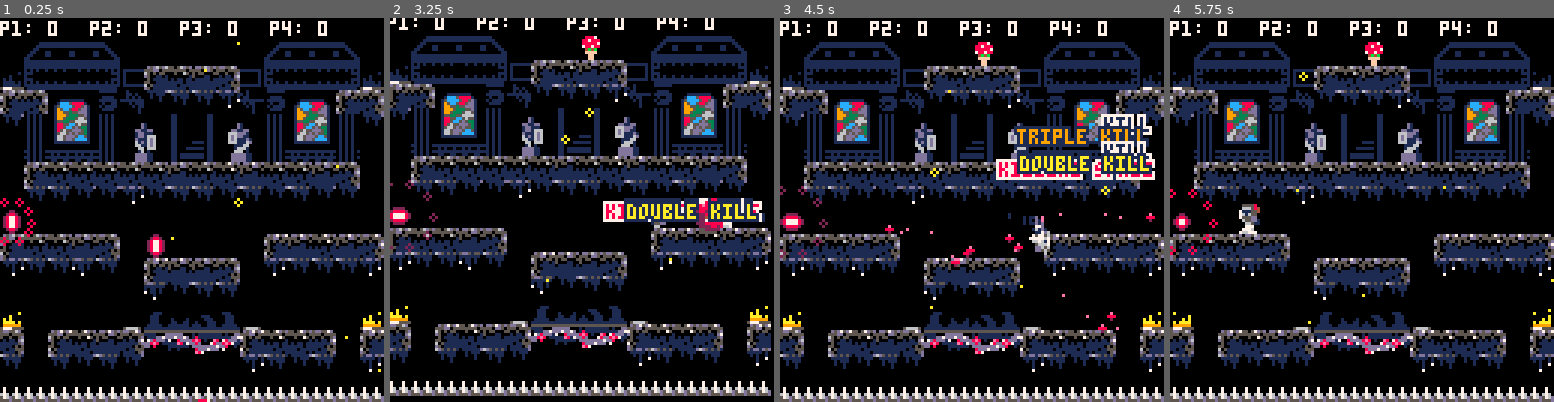
Above: before the commit, frames 1-4 (left to right).
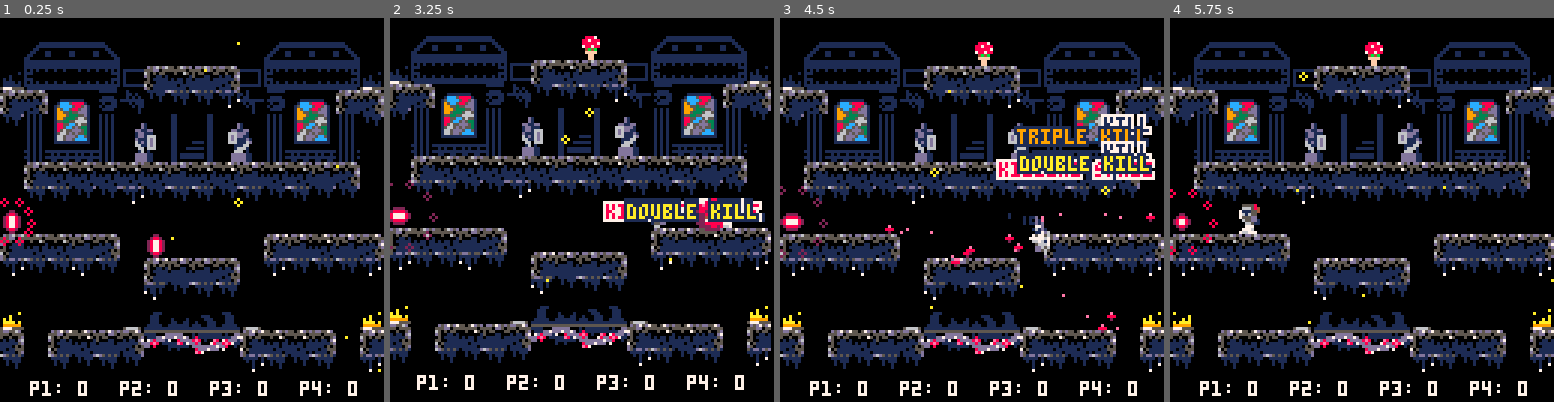
Above: after the commit, the same moments.

Repository: wesen/carts
Game: PICO-8 cartridge games/bump/bump.p8
Two runs of this game, one before a commit and one after it. Both use one fixed random seed, a clock stepped at 60 frames per second and the inputs below.
Inputs:
- Up to frame 1 (0.25 s): no input
- Up to frame 2 (3.25 s): tap X (X key) at 0.33, 1.07, 1.85, 2.97 s; tap O (Z key) at 0.7, 1.7, 2.1, 2.5, 2.9 s; hold Right 1.6-2.1 s; hold Up 2.15-2.42 s; hold Right 2.47-3.03 s; hold Left from 3.08 s (still down)
- Up to frame 3 (4.5 s): tap O (Z key) at 3.3, 3.7, 4.1 s; release Left at 3.58 s; hold Down 3.63-3.97 s; hold Right from 4.02 s (still down); tap X (X key) at 4.08 s
- Up to frame 4 (5.75 s): tap O (Z key) every 0.4 s from 4.5 to 5.7 s; release Right at 4.68 s; hold Up 4.73-5.03 s; hold Left 5.08-5.68 s; tap X (X key) at 5.2 s; hold Down from 5.73 s (still down)

The runs differ from the first frame. In frame 1, 3.9% of the frame differs, in the area x 0-100%, y 0-100%; in frame 2, 3.7%; in frame 3, 3.9%; in frame 4, 3.9%.

Commit message:
Show title at the bottom

Diff:
--- a/games/bump/bump.p8
+++ b/games/bump/bump.p8
@@ -1949,12 +1949,15 @@
 
    if mode==mode_game then
     local entry_length=30
+    palt(0,false)
+    rectfill(0,120,128,128,0)
     for i=0,#scores-1,1 do
      print(
      "p"..tostr(i+1)..": "..tostr(scores[i+1]),
-     i*entry_length,1,7
+     i*entry_length+10,121,7
      )
     end
+    palt()
    end
   else
    draw_title("player "..tostr(winning_player).." won!")
--- a/games/bump/main.lua
+++ b/games/bump/main.lua
@@ -107,12 +107,15 @@
 
    if mode==mode_game then
     local entry_length=30
+    palt(0,false)
+    rectfill(0,120,128,128,0)
     for i=0,#scores-1,1 do
      print(
      "p"..tostr(i+1)..": "..tostr(scores[i+1]),
-     i*entry_length,1,7
+     i*entry_length+10,121,7
      )
     end
+    palt()
    end
   else
    draw_title("player "..tostr(winning_player).." won!")
